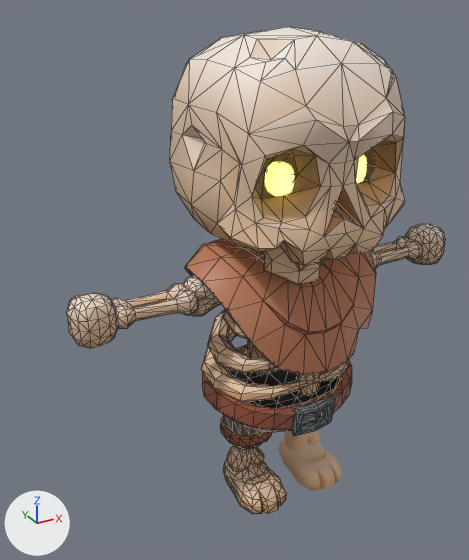
The glTF model apps/client/public/models/characters/skeleton_minion.glb as it was, and as the next commit left it.
One viewpoint serves both versions: a 50 mm camera at (-1.49, -2.28, 2.28) aimed at (-0.33, -0.17, 1.23). Arrows for +X, +Y and +Z are at lower left; the lights stay in place. The older version comes first. Mesh edges are drawn as thin lines on the coarser meshes. Where no turn or scale is listed for an object, it has been applied to the vertices.

The older version as bpy lines, for what is in view:
```python
me_skeleton_minion_armleft = bpy.data.meshes.new('Skeleton_Minion_ArmLeft')
me_skeleton_minion_armleft.from_pydata(...)  # 326 vertices, 644 faces; spans x 0.136..0.969, y -0.089..0.089, z 1.005..1.202
me_skeleton_minion_armleft.materials.append(mat_skeleton)  # picture img_skeleton_texture
me_skeleton_minion_head = bpy.data.meshes.new('Skeleton_Minion_Head')
me_skeleton_minion_head.from_pydata(...)  # 223 vertices, 442 faces; spans x -0.435..0.435, y -0.454..0.458, z 1.314..2.166
me_skeleton_minion_head.materials.append(mat_skeleton)  # picture img_skeleton_texture
me_skeleton_minion_jaw = bpy.data.meshes.new('Skeleton_Minion_Jaw')
me_skeleton_minion_jaw.from_pydata(...)  # 55 vertices, 106 faces; spans x -0.227..0.227, y -0.315..0.084, z 1.193..1.516
me_skeleton_minion_jaw.materials.append(mat_skeleton)  # picture img_skeleton_texture
ob_skeleton_minion_armleft = bpy.data.objects.new('Skeleton_Minion_ArmLeft', me_skeleton_minion_armleft)
ob_skeleton_minion_armleft.location = (0.0, 0.0, 0.0)
ob_skeleton_minion_head = bpy.data.objects.new('Skeleton_Minion_Head', me_skeleton_minion_head)
ob_skeleton_minion_head.location = (0.0, 0.0, 0.0)
ob_skeleton_minion_jaw = bpy.data.objects.new('Skeleton_Minion_Jaw', me_skeleton_minion_jaw)
ob_skeleton_minion_jaw.location = (0.0, 0.0, 0.0)
# also in view: 'Skeleton_Minion_LegLeft' at (0.17, -0.06, 0.26); 'Skeleton_Minion_Cloak' at (0.0, -0.01, 1.05); 'Skeleton_Minion_LegRight' at (-0.17, -0.06, 0.26); 'Skeleton_Minion_ArmRight' at (-0.55, 0.0, 1.1); 'Skeleton_Minion_Eyes' at (0.0, -0.26, 1.64)
```
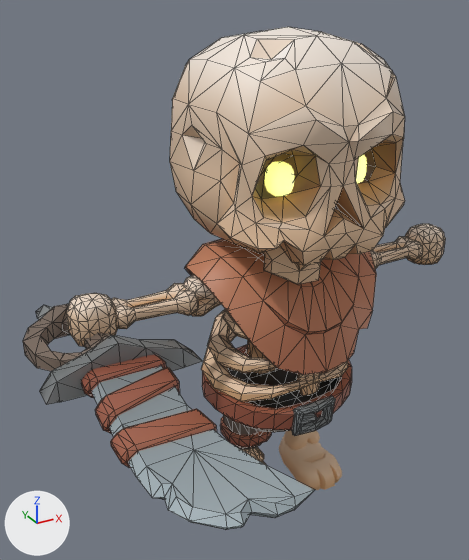
Commit message: feat: arm the skeleton monsters

Changed parts and their boxes [x1, y1, x2, y2] in the pictures (469 x 560 px):
'Skeleton_Blade', added: after [23, 304, 314, 530]
'Skeleton_Minion_LegRight', unchanged, covered by the edit: before [220, 414, 287, 514]; after [220, 414, 272, 465]

The edits, one by one:
Mesh me_cube_007 is new.
It has 245 vertices, 457 faces and spans x -0.286..0.286, y -0.749..0.749, z -0.111..0.111.
It uses material mat_skeleton (picture img_skeleton_texture).
Object 'Skeleton_Blade' (ob_skeleton_blade) is new; it shows me_cube_007.
Its location is (-0.883, -0.452, 1.049).
